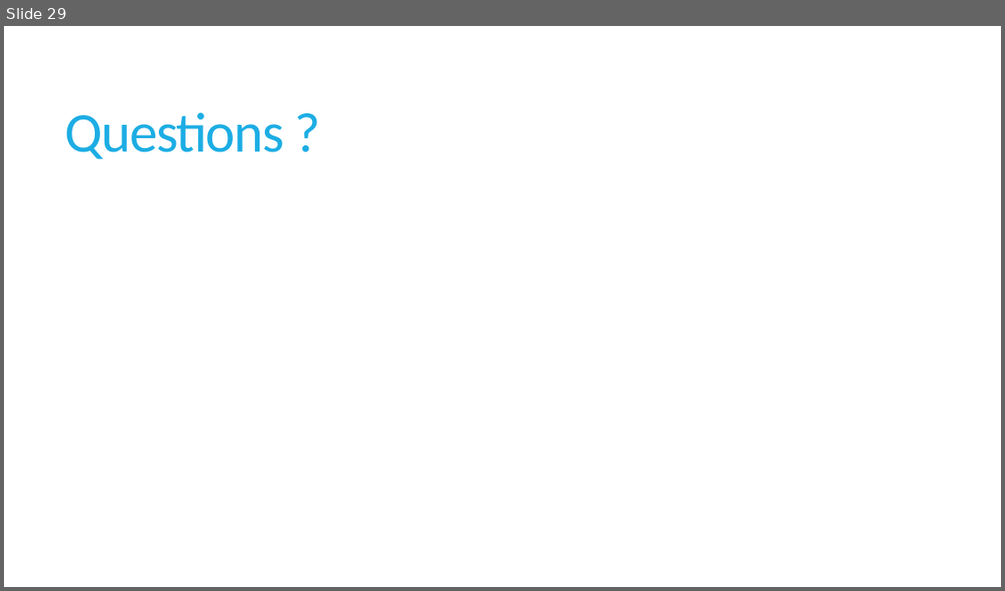
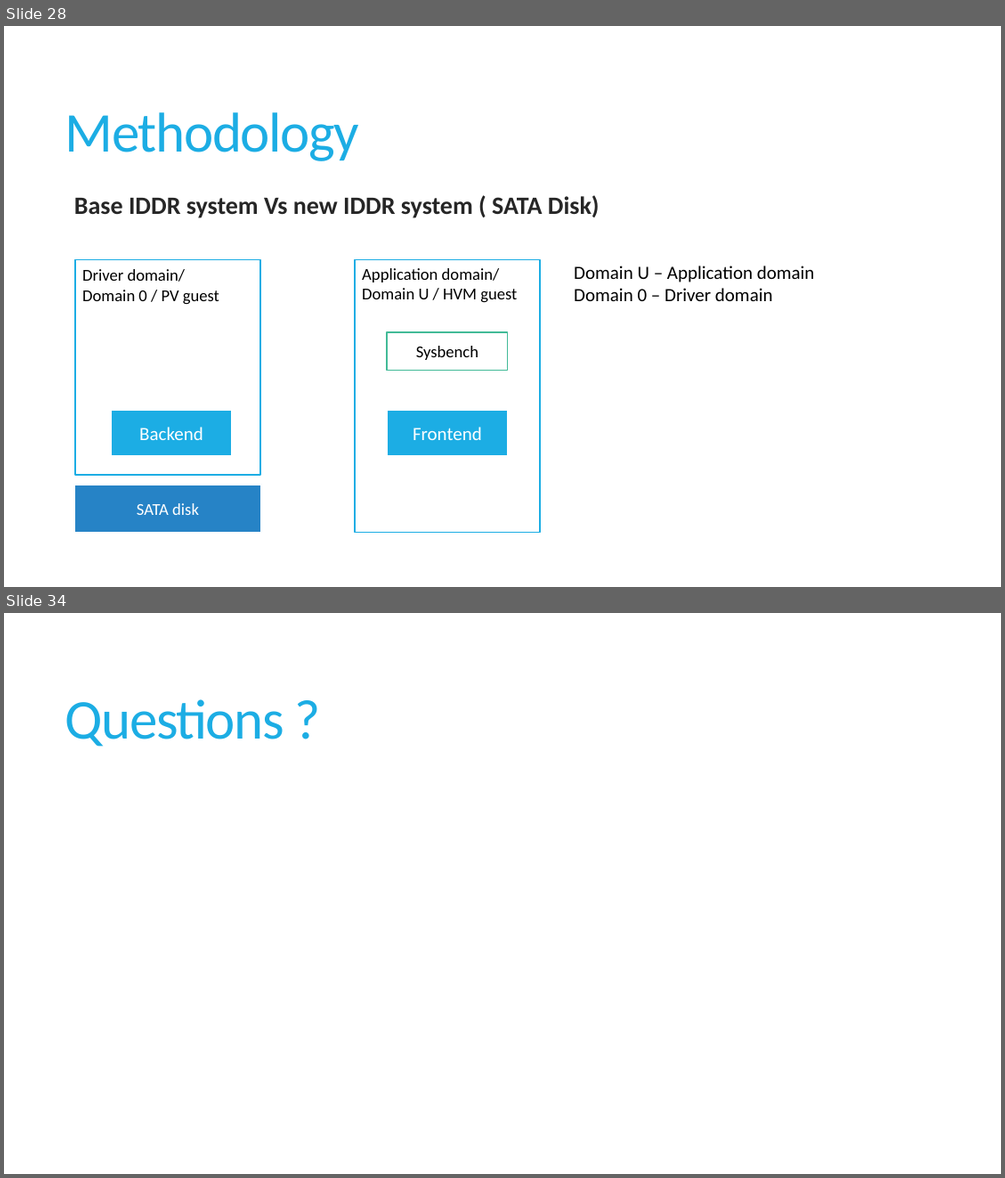
Before and after one commit to sushirol/Isolated-Driver-Domain, a slide deck: doc/presentation/IDDR.pptx. Shown one above the other, each under a label of ours: slide 29 before the commit, slides 28 and 34 after it; the slides between them are not shown. The pictures are 1005x591 and 1005x1178 pixels, drawn with LibreOffice and Linux fonts; fonts in the diff are those of the drawing. Boxes give left, top, right and bottom in pixels: in the first picture for what was removed or moved away, otherwise in the second. Text is boxed around its words. In the diff, an @@ line names an element or a change of style, - is before the commit and + after.

```diff
--- a/doc/presentation/IDDR.pptx
+++ b/doc/presentation/IDDR.pptx
@@ slide 28 added at bbox=[4, 26, 1001, 587], background #FFFFFF @@
@@ title added at bbox=[65, 112, 359, 161], 54 pt, text #1CADE4 @@
+Methodology
@@ text added at bbox=[74, 195, 599, 218], 24 pt, text #262626, bold @@
+  Base IDDR system Vs new IDDR system ( SATA Disk)
@@ rectangle added at bbox=[75, 260, 260, 475], fill #FFFFFF, outline #1CADE4 1 pt @@
@@ rectangle added at bbox=[355, 260, 540, 532], fill #FFFFFF, outline #1CADE4 1 pt @@
@@ text added at bbox=[574, 265, 815, 301], 18 pt, text #000000 @@
+Domain U – Application domain
+Domain 0 – Driver domain
@@ text added at bbox=[82, 269, 219, 304], 16 pt, text #000000 @@
+Driver domain/
+Domain 0 / PV guest
@@ text added at bbox=[362, 268, 517, 303], 16 pt, text #000000 @@
+Application domain/ Domain U / HVM guest
@@ rectangle added at bbox=[387, 332, 508, 370], fill #FFFFFF, outline #42BA97 1 pt, 16 pt, text #000000 @@
+Sysbench
@@ rectangle added at bbox=[111, 410, 232, 456], fill #1CADE4, outline #FFFFFF 1.5 pt, 18 pt, text #FFFFFF @@
+Backend
@@ rectangle added at bbox=[387, 410, 508, 456], fill #1CADE4, outline #FFFFFF 1.5 pt, 18 pt, text #FFFFFF @@
+Frontend
@@ rectangle added at bbox=[74, 484, 262, 532], fill #2683C6, outline #FFFFFF 1.5 pt, 16 pt, text #FFFFFF @@
+SATA disk
@@ what was slide 29 is now slide 34 @@
```
Also in this commit, not shown: 19 slides changed, 12 other slides added, 14 slides removed.
